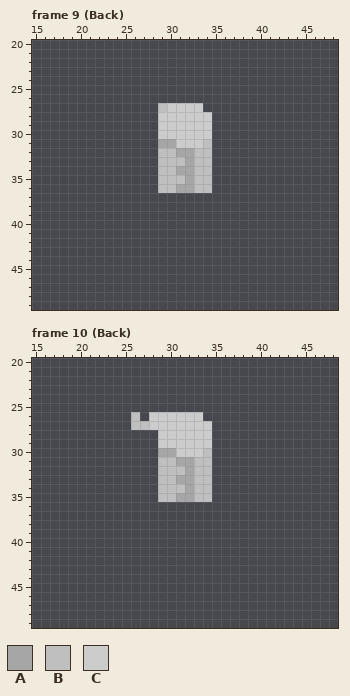
Pixel-art file, stored at Assets/Art/Characters/Player/Sword_Attack/Player_Sword_Attack_Down.aseprite. Above, as it was before the edit.
64x64 pixels, 12 frames. Shown: frame 9 (Back): x 15..48, y 20..49; frame 10 (Back): x 15..48, y 20..49. The commit also changed other frames, which this record leaves out.
Palette (. is transparent): A #a6a6a6  B #bfbfbf  C #cccccc
Pixels before, frame 9 (Back), first column x 29:
27 BCCCC.
28 CCCCCC
29 CCCCCC
30 CCCCCC
31 AACCCB
32 BBAABB
33 BBBABB
34 BBAABB
35 BBBABB
36 BBAABB
Pixels before, frame 10 (Back), first column x 26:
26 B.CCCCCC.
27 BBCCCCCCC
28 ...CCCCCC
29 ...CCCCCC
30 ...AACCCB
31 ...BBAABB
32 ...BBBABB
33 ...BBAABB
34 ...BBBABB
35 ...BBAABB
Now the later version:
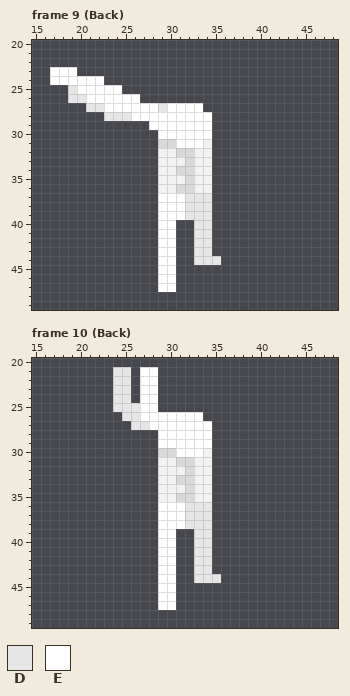
Colours new in this view: D #e6e6e6  E #ffffff
Commit: Sword Attack Equipment Front Anims
Edits made:
layer "Skin/Right Leg" now shown
layer "Skin/Left Leg" now shown
layer "Skin/Chest" now shown
layer "Skin/Right Arm" now shown
layer "Skin/Left Arm" now shown
layer "Chest/Tattered" now hidden
Colour A changes from #a6a6a6 to #d9d9d9.
Colour B changes from #bfbfbf to #f2f2f2.
Frame 9 (Back):
Colour D now appears in row 25 at x 19; in row 26 at x 19 to 20; in row 27 at x 21 to 22; in row 28 at x 23 to 25; in rows 37 to 39 at x 32 to 34; in rows 40 to 43 at x 33 to 34.
Colour D now appears in row 44 at x 33 to 35.
The author changed colour B to colour D in row 27 at x 29.
Colour E now appears in row 23 at x 17 to 19; in row 24 at x 17 to 22; in row 25 at x 20 to 24; in row 26 at x 21 to 26; in row 27 at x 23 to 28; in row 28 at x 26 to 28.
Colour E now appears in row 29 at x 28; in rows 37 to 39 at x 29 to 31; in rows 40 to 47 at x 29 to 30.
The author changed colour C to colour E in row 27 at x 30 to 33; in rows 28 to 30 at x 29 to 34; in row 31 at x 31 to 33.
Frame 10 (Back):
Colour D now appears in rows 21 to 24 at x 24 to 25; in row 25 at x 24 to 26; in row 26 at x 25; in rows 36 to 38 at x 32 to 34; in rows 39 to 43 at x 33 to 34; in row 44 at x 33 to 35.
The author changed colour B to colour D in row 26 at x 26; in row 27 at x 26 to 27.
Colour E now appears in rows 21 to 25 at x 27 to 28; in row 26 at x 27; in rows 36 to 38 at x 29 to 31; in rows 39 to 47 at x 29 to 30.
The author changed colour C to colour E in row 26 at x 28 to 33; in row 27 at x 28 to 34; in rows 28 to 29 at x 29 to 34; in row 30 at x 31 to 33.
